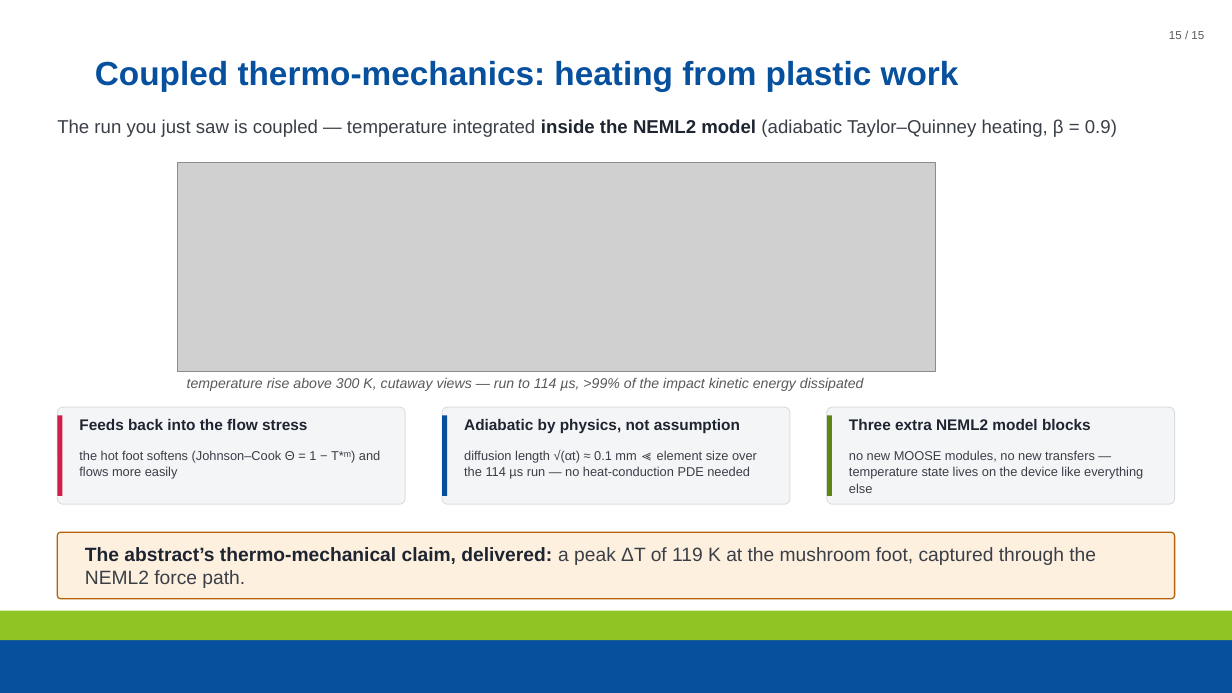
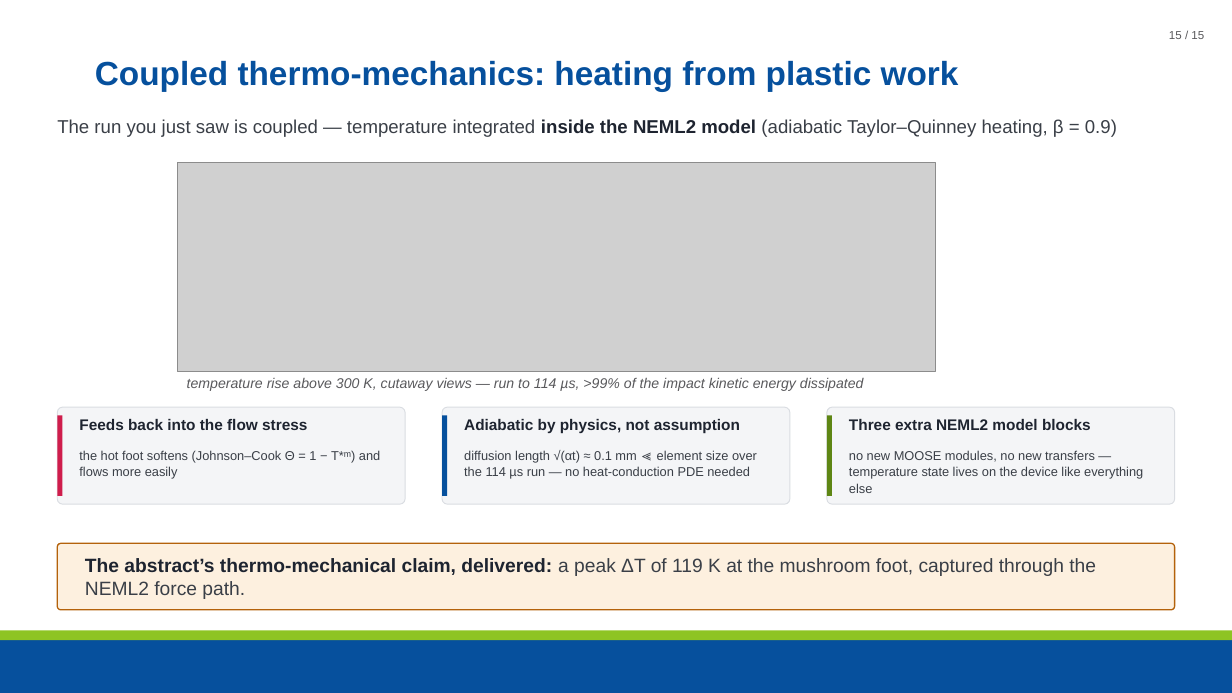
Before and after one commit to maxnezdyur/marlin, a slide deck: slide 15 of examples/impact/slide_assets/WCCM_NEML2_explicit_dynamics_v2.pptx. Drawn at 1232x693 pixels with LibreOffice and Linux fonts; fonts in the diff are those of the drawing; grey boxes stand for pictures; background and template pictures are left out. Boxes give left, top, right and bottom in pixels: in the first picture for what was removed or moved away, otherwise in the second. Text is boxed around its words. In the diff, an @@ line names an element or a change of style, - is before the commit and + after.

```diff
--- a/examples/impact/slide_assets/WCCM_NEML2_explicit_dynamics_v2.pptx
+++ b/examples/impact/slide_assets/WCCM_NEML2_explicit_dynamics_v2.pptx
@@ rounded rectangle: place and size @@
-rounded rectangle at [57, 532, 1175, 599]
+rounded rectangle at [57, 543, 1175, 610]
@@ text "The abstract’s thermo-mechanical claim, delivered: ...": place and size @@
-text "The abstract’s thermo-mechanical claim, delivered: ..." at [85, 547, 1096, 588]
+text "The abstract’s thermo-mechanical claim, delivered: ..." at [85, 558, 1096, 599]
@@ rectangle: place and size @@
-rectangle at [0, 611, 1232, 640]
+rectangle at [0, 630, 1232, 640]
```
Also in this commit, not shown: 13 other slides changed, 2 other files.
